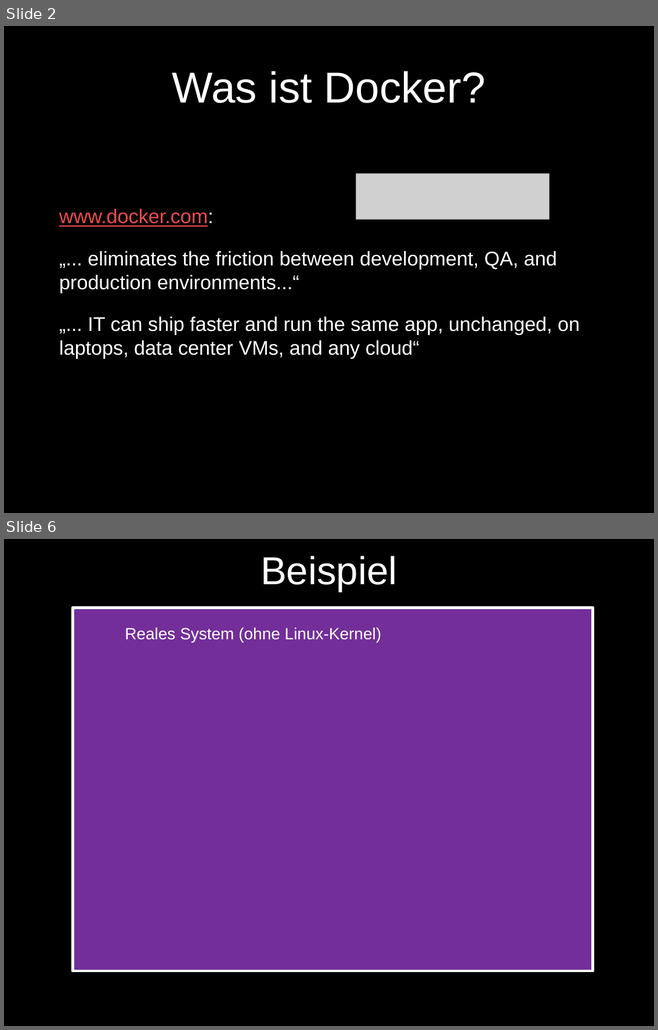
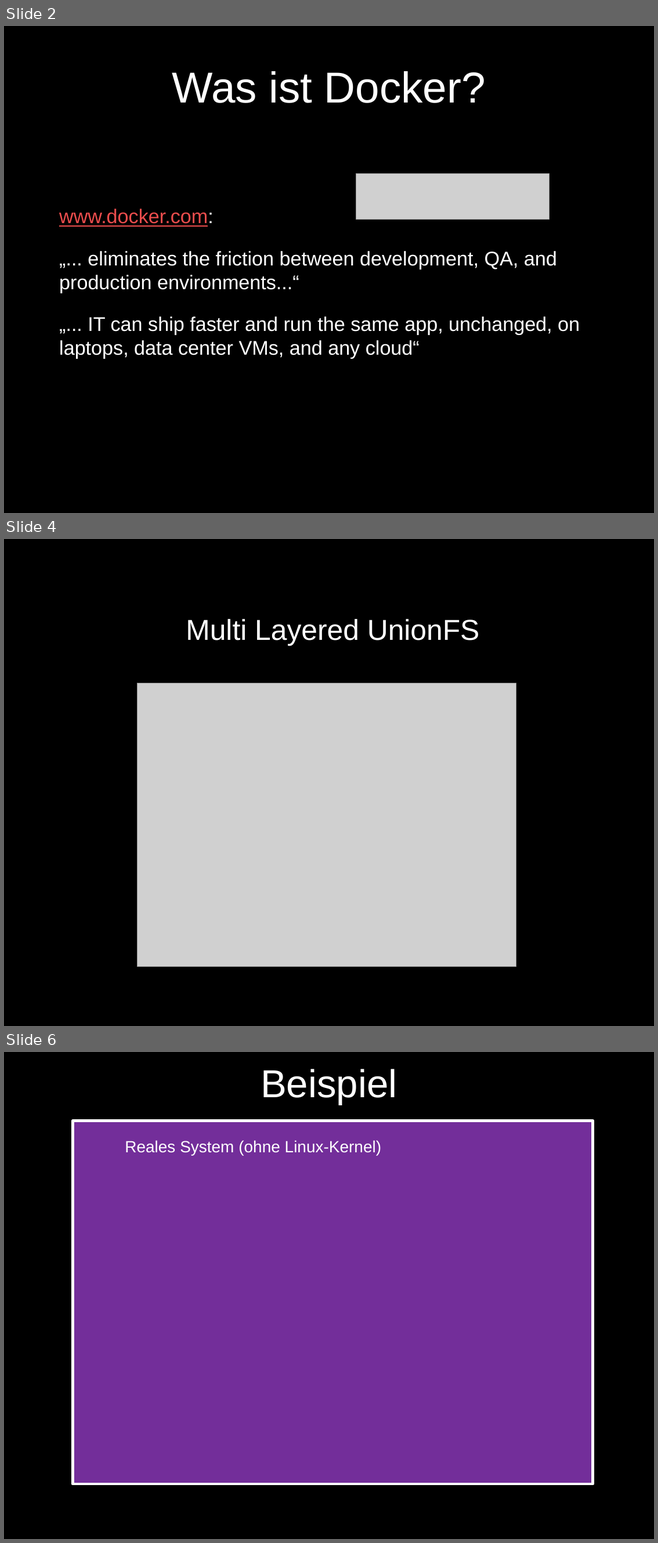
Before and after one commit to ra1f/docker-intro, a slide deck: DockerIntro.pptx. Shown one above the other, each under a label of ours: slides 2 and 6 before the commit, slides 2, 4 and 6 after it; the slides between them are not shown. The pictures are 658x1030 and 658x1543 pixels, drawn with LibreOffice and Linux fonts; fonts in the diff are those of the drawing; grey boxes stand for pictures; background and template pictures are left out. Boxes give left, top, right and bottom in pixels: in the first picture for what was removed or moved away, otherwise in the second. Text is boxed around its words. In the diff, an @@ line names an element or a change of style, - is before the commit and + after.

```diff
--- a/DockerIntro.pptx
+++ b/DockerIntro.pptx
@@ slide 4 added at (4,539,654,1026), background picture (left out) @@
@@ text added at (186,619,480,646), 32 pt, text #FFFFFF @@
+Multi Layered UnionFS
@@ picture added at (137,683,516,967) @@
```
Also in this commit, not shown: 4 slides changed, 2 other slides added, 2 slides removed.
